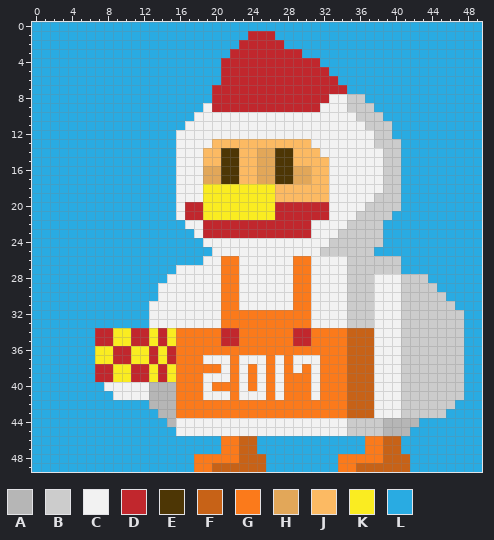
File history of a pixel-art sprite, static/img/me-2017-tori-v1.0.0.500.png. Above, as it was before the edit.
The file is 500x500 pixels, drawn in blocks of 10x10; one block is one cell here. Colours within 5 levels of each other are drawn and written as one.
Palette (. is transparent): A #b6b6b6  B #cccccc  C #f2f2f2  D #c1272d  E #4d3605  F #c76217  G #fb7a1b  H #e2a759  J #fcba63  K #faec21  L #29abe2
The same view after the edit:
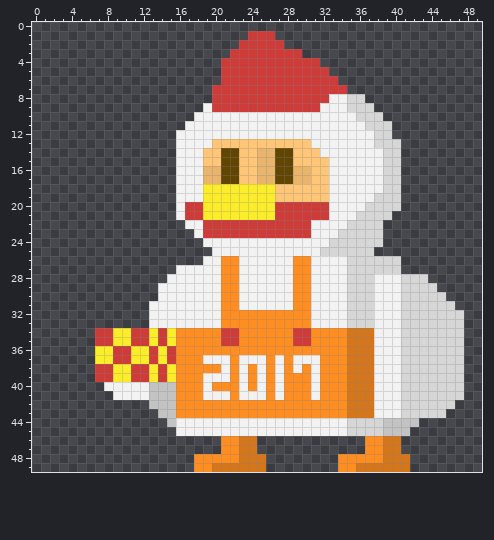
Difference:
@@ palette @@
-A #b6b6b6
+A #c3c3c3
-B #cccccc
+B #d6d6d6
-D #c1272d
+D #ce3c3a
-E #4d3605
+E #604503
-F #c76217
+F #d3761c
-G #fb7a1b
+G #fe8e22
-H #e2a759
+H #e9b56c
-J #fcba63
+J #fec676
-K #faec21
+K #fbed29
@@ x 0..49 @@
- 0 LLLLLLLLLLLLLLLLLLLLLLLLLLLLLLLLLLLLLLLLLLLLLLLLLL
- 1 LLLLLLLLLLLLLLLLLLLLLLLLDDDLLLLLLLLLLLLLLLLLLLLLLL
- 2 LLLLLLLLLLLLLLLLLLLLLLLDDDDDLLLLLLLLLLLLLLLLLLLLLL
- 3 LLLLLLLLLLLLLLLLLLLLLLDDDDDDDDLLLLLLLLLLLLLLLLLLLL
- 4 LLLLLLLLLLLLLLLLLLLLLDDDDDDDDDDDLLLLLLLLLLLLLLLLLL
- 5 LLLLLLLLLLLLLLLLLLLLLDDDDDDDDDDDDLLLLLLLLLLLLLLLLL
- 6 LLLLLLLLLLLLLLLLLLLLLDDDDDDDDDDDDDLLLLLLLLLLLLLLLL
- 7 LLLLLLLLLLLLLLLLLLLLDDDDDDDDDDDDDDDLLLLLLLLLLLLLLL
- 8 LLLLLLLLLLLLLLLLLLLLDDDDDDDDDDDDDCCBBLLLLLLLLLLLLL
- 9 LLLLLLLLLLLLLLLLLLLCDDDDDDDDDDDDCCCBBBLLLLLLLLLLLL
-10 LLLLLLLLLLLLLLLLLLCCCCCCCCCCCCCCCCCCBBBLLLLLLLLLLL
-11 LLLLLLLLLLLLLLLLLCCCCCCCCCCCCCCCCCCCCBBBLLLLLLLLLL
-12 LLLLLLLLLLLLLLLLCCCCCCCCCCCCCCCCCCCCCCBBLLLLLLLLLL
-13 LLLLLLLLLLLLLLLLCCCCJJJJJJJJJJJCCCCCCCBBBLLLLLLLLL
-14 LLLLLLLLLLLLLLLLCCCJJEEJJHHEEJJJCCCCCCCBBLLLLLLLLL
-15 LLLLLLLLLLLLLLLLCCCJJEEJJHHEEJJJJCCCCCCBBLLLLLLLLL
-16 LLLLLLLLLLLLLLLLCCCHHEEJJHHEEHHJJCCCCCCBBLLLLLLLLL
-17 LLLLLLLLLLLLLLLLCCCHHEEJJHHEEHHJJCCCCCCBBLLLLLLLLL
-18 LLLLLLLLLLLLLLLLCCCKKKKKKKKJJJJJJCCCCCCBBLLLLLLLLL
-19 LLLLLLLLLLLLLLLLCCCKKKKKKKKJJJJJJCCCCCBBBLLLLLLLLL
-20 LLLLLLLLLLLLLLLLCDDKKKKKKKKDDDDDDCCCCBBBBLLLLLLLLL
-21 LLLLLLLLLLLLLLLLCDDKKKKKKKKDDDDDDCCCBBBBLLLLLLLLLL
-22 LLLLLLLLLLLLLLLLLCCDDDDDDDDDDDDCCCCBBBBLLLLLLLLLLL
-23 LLLLLLLLLLLLLLLLLLCDDDDDDDDDDDDCCCBBBBBLLLLLLLLLLL
-24 LLLLLLLLLLLLLLLLLLLCCCCCCCCCCCCCCBBBBBBLLLLLLLLLLL
-25 LLLLLLLLLLLLLLLLLLLLCCCCCCCCCCCCBBBBBBLLLLLLLLLLLL
-26 LLLLLLLLLLLLLLLLLLLCCGGCCCCCCGGCCCCBBBBBBLLLLLLLLL
-27 LLLLLLLLLLLLLLLLCCCCCGGCCCCCCGGCCCCBBBBBBLLLLLLLLL
-28 LLLLLLLLLLLLLLLCCCCCCGGCCCCCCGGCCCCBBBCCCBBBLLLLLL
-29 LLLLLLLLLLLLLLCCCCCCCGGCCCCCCGGCCCCBBBCCCBBBBLLLLL
-30 LLLLLLLLLLLLLLCCCCCCCGGCCCCCCGGCCCCBBBCCCBBBBBLLLL
-31 LLLLLLLLLLLLLCCCCCCCCGGCCCCCCGGCCCCBBBCCCBBBBBBLLL
-32 LLLLLLLLLLLLLCCCCCCCCGGGGGGGGGGCCCCBBBCCCBBBBBBBLL
-33 LLLLLLLLLLLLLCCCCCCCCGGGGGGGGGGCCCCBBBCCCBBBBBBBLL
-34 LLLLLLLDDKKDDKDKGGGGGDDGGGGGGDDGGGGFFFCCCBBBBBBBLL
-35 LLLLLLLDDKKDDKDKGGGGGDDGGGGGGDDGGGGFFFCCCBBBBBBBLL
-36 LLLLLLLKKDDKKDKDGGGGGGGGGGGGGGGGGGGFFFCCCBBBBBBBLL
-37 LLLLLLLKKDDKKDKDGGGCCCGCCCGCGCCCGGGFFFCCCBBBBBBBLL
-38 LLLLLLLDDKKDDKDKGGGGGCGCGCGCGCGCGGGFFFCCCBBBBBBBLL
-39 LLLLLLLDDKKDDKDKGGGCCCGCGCGCGGGCGGGFFFCCCBBBBBBBLL
-40 LLLLLLLLCCCCCAAAGGGCGGGCGCGCGGGCGGGFFFCCCBBBBBBBLL
-41 LLLLLLLLLCCCCAAAGGGCCCGCCCGCGGGCGGGFFFCCCBBBBBBBLL
-42 LLLLLLLLLLLLLAAAGGGGGGGGGGGGGGGGGGGFFFCCCBBBBBBLLL
-43 LLLLLLLLLLLLLLAAGGGGGGGGGGGGGGGGGGGFFFCCCBBBBBLLLL
-44 LLLLLLLLLLLLLLLACCCCCCCCCCCCCCCCCCCBBBBAAAALLLLLLL
-45 LLLLLLLLLLLLLLLLCCCCCCCCCCCCCCCCCCCBBBBAAALLLLLLLL
-46 LLLLLLLLLLLLLLLLLLLLLGGFFLLLLLLLLLLLLGGFFLLLLLLLLL
-47 LLLLLLLLLLLLLLLLLLLLLGGFFLLLLLLLLLLLLGGFFLLLLLLLLL
-48 LLLLLLLLLLLLLLLLLLGGGGGFFFLLLLLLLLGGGGGFFFLLLLLLLL
-49 LLLLLLLLLLLLLLLLLLGGFFFFFFLLLLLLLLGGFFFFFFLLLLLLLL
+ 0 ..................................................
+ 1 ........................DDD.......................
+ 2 .......................DDDDD......................
+ 3 ......................DDDDDDDD....................
+ 4 .....................DDDDDDDDDDD..................
+ 5 .....................DDDDDDDDDDDD.................
+ 6 .....................DDDDDDDDDDDDD................
+ 7 ....................DDDDDDDDDDDDDDD...............
+ 8 ....................DDDDDDDDDDDDDCCBB.............
+ 9 ...................CDDDDDDDDDDDDCCCBBB............
+10 ..................CCCCCCCCCCCCCCCCCCBBB...........
+11 .................CCCCCCCCCCCCCCCCCCCCBBB..........
+12 ................CCCCCCCCCCCCCCCCCCCCCCBB..........
+13 ................CCCCJJJJJJJJJJJCCCCCCCBBB.........
+14 ................CCCJJEEJJHHEEJJJCCCCCCCBB.........
+15 ................CCCJJEEJJHHEEJJJJCCCCCCBB.........
+16 ................CCCHHEEJJHHEEHHJJCCCCCCBB.........
+17 ................CCCHHEEJJHHEEHHJJCCCCCCBB.........
+18 ................CCCKKKKKKKKJJJJJJCCCCCCBB.........
+19 ................CCCKKKKKKKKJJJJJJCCCCCBBB.........
+20 ................CDDKKKKKKKKDDDDDDCCCCBBBB.........
+21 ................CDDKKKKKKKKDDDDDDCCCBBBB..........
+22 .................CCDDDDDDDDDDDDCCCCBBBB...........
+23 ..................CDDDDDDDDDDDDCCCBBBBB...........
+24 ...................CCCCCCCCCCCCCCBBBBBB...........
+25 ....................CCCCCCCCCCCCBBBBBB............
+26 ...................CCGGCCCCCCGGCCCCBBBBBB.........
+27 ................CCCCCGGCCCCCCGGCCCCBBBBBB.........
+28 ...............CCCCCCGGCCCCCCGGCCCCBBBCCCBBB......
+29 ..............CCCCCCCGGCCCCCCGGCCCCBBBCCCBBBB.....
+30 ..............CCCCCCCGGCCCCCCGGCCCCBBBCCCBBBBB....
+31 .............CCCCCCCCGGCCCCCCGGCCCCBBBCCCBBBBBB...
+32 .............CCCCCCCCGGGGGGGGGGCCCCBBBCCCBBBBBBB..
+33 .............CCCCCCCCGGGGGGGGGGCCCCBBBCCCBBBBBBB..
+34 .......DDKKDDKDKGGGGGDDGGGGGGDDGGGGFFFCCCBBBBBBB..
+35 .......DDKKDDKDKGGGGGDDGGGGGGDDGGGGFFFCCCBBBBBBB..
+36 .......KKDDKKDKDGGGGGGGGGGGGGGGGGGGFFFCCCBBBBBBB..
+37 .......KKDDKKDKDGGGCCCGCCCGCGCCCGGGFFFCCCBBBBBBB..
+38 .......DDKKDDKDKGGGGGCGCGCGCGCGCGGGFFFCCCBBBBBBB..
+39 .......DDKKDDKDKGGGCCCGCGCGCGGGCGGGFFFCCCBBBBBBB..
+40 ........CCCCCAAAGGGCGGGCGCGCGGGCGGGFFFCCCBBBBBBB..
+41 .........CCCCAAAGGGCCCGCCCGCGGGCGGGFFFCCCBBBBBBB..
+42 .............AAAGGGGGGGGGGGGGGGGGGGFFFCCCBBBBBB...
+43 ..............AAGGGGGGGGGGGGGGGGGGGFFFCCCBBBBB....
+44 ...............ACCCCCCCCCCCCCCCCCCCBBBBAAAA.......
+45 ................CCCCCCCCCCCCCCCCCCCBBBBAAA........
+46 .....................GGFF............GGFF.........
+47 .....................GGFF............GGFF.........
+48 ..................GGGGGFFF........GGGGGFFF........
+49 ..................GGFFFFFF........GGFFFFFF........
Where, in picture pixels (left, top, right, bottom), the same in both pictures:
changed: (32, 22, 482, 472)
